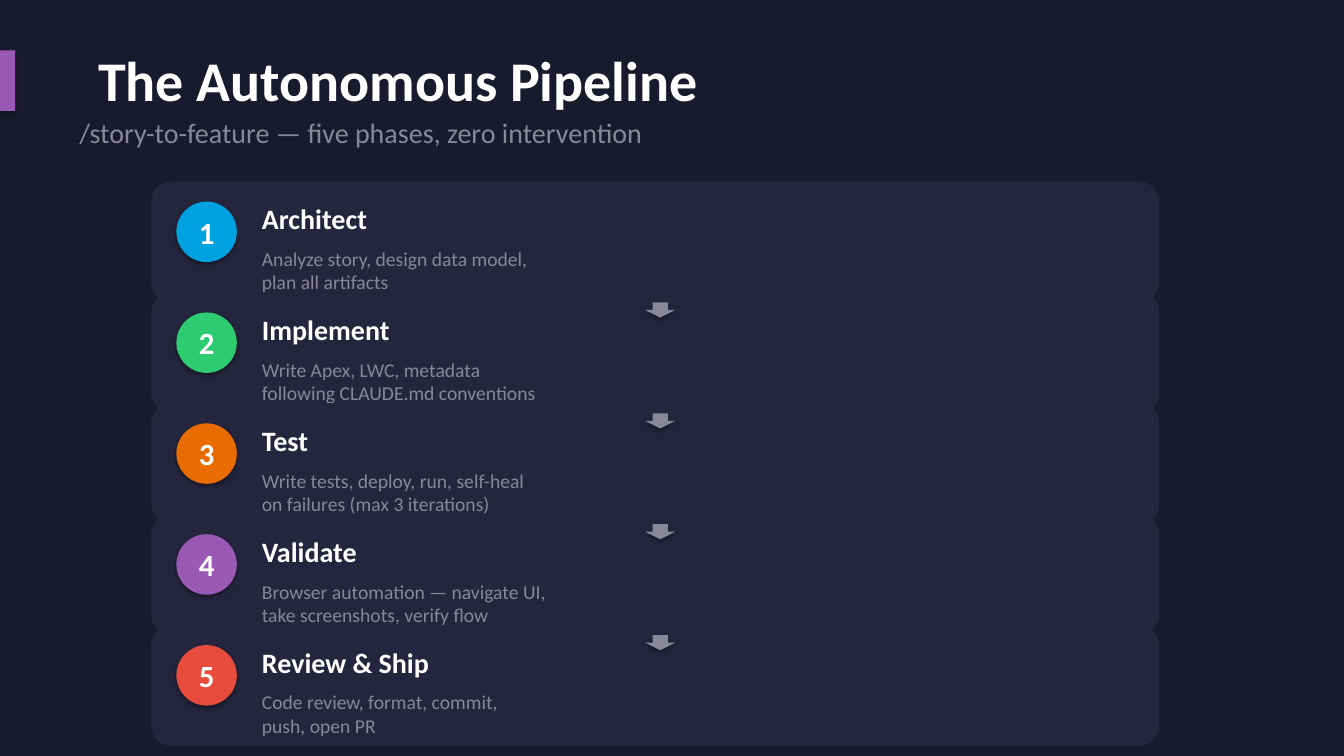
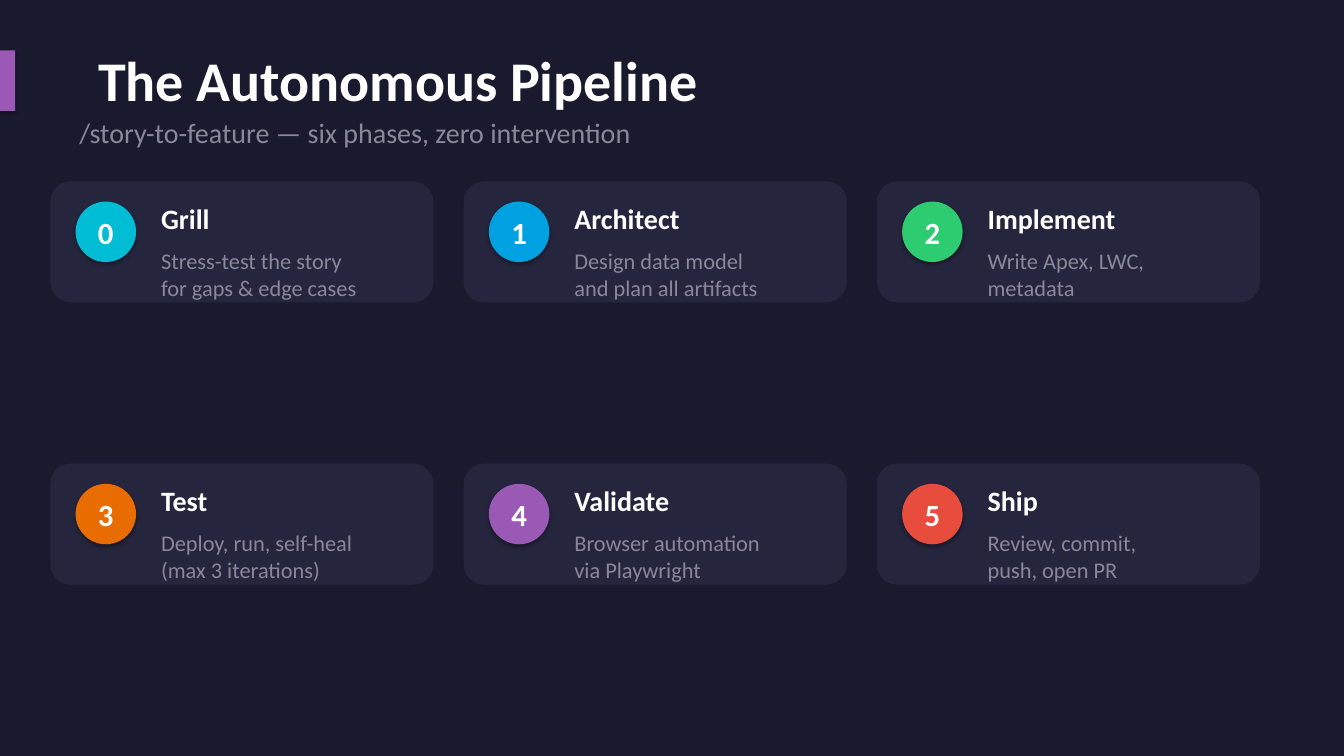
Before and after one commit to vernemi2/claude-code-user-group, a slide deck: slide 10 of docs/presentation.pptx. Drawn at 1344x756 pixels with LibreOffice and Linux fonts; fonts in the diff are those of the drawing. Boxes give left, top, right and bottom in pixels: in the first picture for what was removed or moved away, otherwise in the second. Text is boxed around its words. In the diff, an @@ line names an element or a change of style, - is before the commit and + after.

```diff
--- a/docs/presentation.pptx
+++ b/docs/presentation.pptx
@@ text at (79, 123, 630, 148): text changed @@
-/story-to-feature — five phases, zero intervention
+/story-to-feature — six phases, zero intervention
@@ rounded rectangle: place and size @@
-rounded rectangle at (151, 181, 1159, 302)
+rounded rectangle at (50, 181, 434, 302)
@@ ellipse added at (76, 202, 136, 262), fill #00BCD4, 22 pt, text #FFFFFF, bold @@
+0
@@ text added at (161, 209, 209, 229), 20 pt, text #FFFFFF, bold @@
+Grill
@@ rounded rectangle: place and size @@
-rounded rectangle at (151, 292, 1159, 413)
+rounded rectangle at (464, 181, 847, 302)
@@ ellipse "1": place and size @@
-ellipse "1" at (176, 202, 237, 262)
+ellipse "1" at (489, 202, 549, 262)
@@ text "Architect": place and size @@
-text "Architect" at (262, 209, 367, 229)
+text "Architect" at (574, 209, 679, 229)
@@ rounded rectangle: place and size @@
-rounded rectangle at (151, 403, 1159, 524)
+rounded rectangle at (877, 181, 1260, 302)
@@ ellipse "2": place and size @@
-ellipse "2" at (176, 313, 237, 373)
+ellipse "2" at (902, 202, 963, 262)
@@ text "Implement": place and size @@
-text "Implement" at (262, 320, 390, 345)
+text "Implement" at (988, 209, 1116, 234)
@@ text added at (161, 253, 357, 300), 16 pt, text #888899 @@
+Stress-test the story
+for gaps & edge cases
@@ text at (574, 253, 758, 300): text changed; size 14 to 16 pt @@
-Analyze story, design data model,
-plan all artifacts
+Design data model
+and plan all artifacts
@@ text at (988, 254, 1144, 296): text changed; size 14 to 16 pt @@
-Write Apex, LWC, metadata
-following CLAUDE.md conventions
+Write Apex, LWC,
+metadata
@@ down arrow removed at (645, 302, 676, 318) @@
@@ down arrow removed at (645, 413, 676, 429) @@
@@ rounded rectangle: place and size @@
-rounded rectangle at (151, 514, 1159, 635)
+rounded rectangle at (50, 464, 434, 585)
@@ text "Test": place and size @@
-text "Test" at (262, 433, 308, 451)
+text "Test" at (161, 493, 207, 511)
@@ rounded rectangle: place and size @@
-rounded rectangle at (151, 625, 1159, 746)
+rounded rectangle at (464, 464, 847, 585)
@@ text "Validate": place and size @@
-text "Validate" at (262, 542, 357, 562)
+text "Validate" at (574, 491, 669, 511)
@@ rounded rectangle added at (877, 464, 1260, 585), fill #25253E @@
@@ ellipse "3": place and size @@
-ellipse "3" at (176, 423, 237, 484)
+ellipse "3" at (76, 484, 136, 544)
@@ ellipse "4": place and size @@
-ellipse "4" at (176, 534, 237, 595)
+ellipse "4" at (489, 484, 549, 544)
@@ ellipse "5": place and size @@
-ellipse "5" at (176, 645, 237, 706)
+ellipse "5" at (902, 484, 963, 544)
@@ text at (988, 491, 1038, 516): text changed @@
-Review & Ship
+Ship
@@ text at (161, 535, 352, 581): text changed; size 14 to 16 pt @@
-Write tests, deploy, run, self-heal
-on failures (max 3 iterations)
+Deploy, run, self-heal
+(max 3 iterations)
@@ text added at (574, 535, 760, 582), 16 pt, text #888899 @@
+Browser automation
+via Playwright
@@ down arrow removed at (645, 524, 676, 539) @@
@@ text at (988, 536, 1136, 582): text changed; size 14 to 16 pt @@
-Code review, format, commit,
-push, open PR
+Review, commit,
+push, open PR
@@ text removed at (262, 586, 545, 625) @@
-Browser automation — navigate UI,
-take screenshots, verify flow
@@ down arrow removed at (645, 635, 676, 650) @@
```
Also in this commit, not shown: 3 other slides changed, 1 other file.
